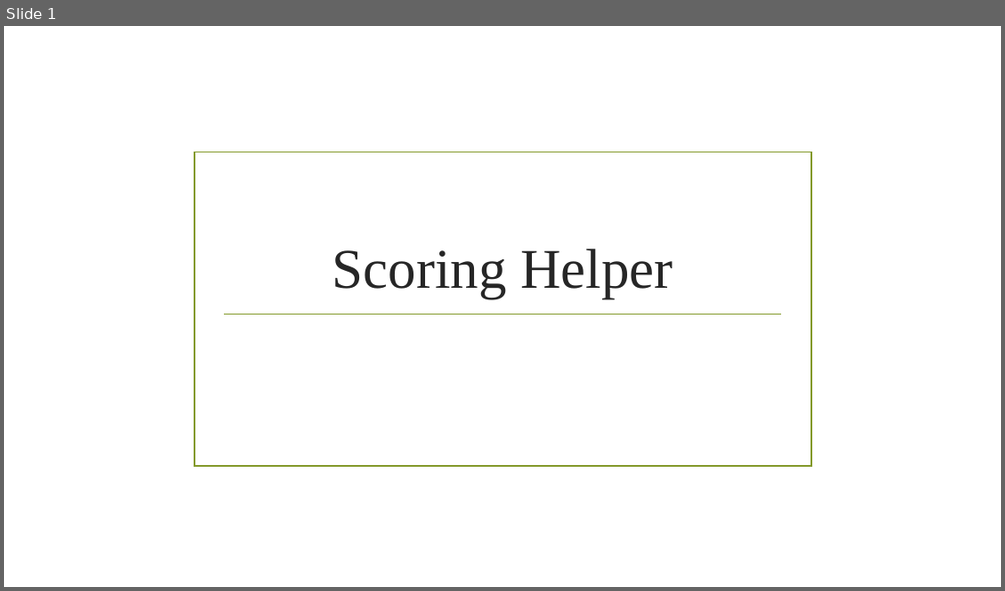
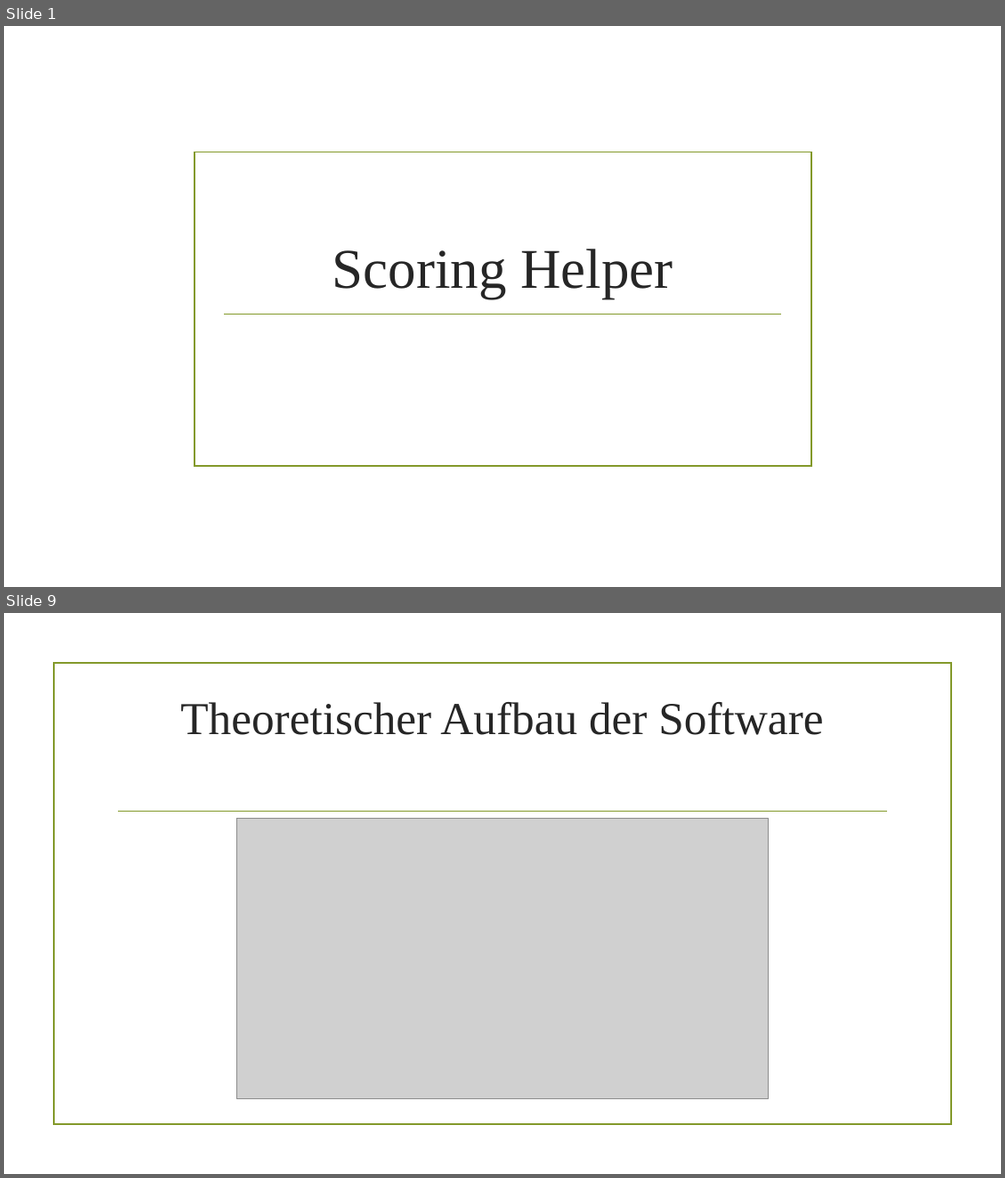
Before and after one commit to UniPayne/RCD-Project, a slide deck: Projektdokumentationen/Projektabgabe/Projektabgabe.pptx. Shown one above the other, each under a label of ours: slide 1 before the commit, slides 1 and 9 after it; the slides between them are not shown. The pictures are 1005x591 and 1005x1178 pixels, drawn with LibreOffice and Linux fonts; fonts in the diff are those of the drawing; grey boxes stand for pictures; background and template pictures are left out. Boxes give left, top, right and bottom in pixels: in the first picture for what was removed or moved away, otherwise in the second. Text is boxed around its words. In the diff, an @@ line names an element or a change of style, - is before the commit and + after.

```diff
--- a/Projektdokumentationen/Projektabgabe/Projektabgabe.pptx
+++ b/Projektdokumentationen/Projektabgabe/Projektabgabe.pptx
@@ slide 9 added at [4,613,1001,1174], background picture (left out) @@
@@ rectangle added at [53,663,951,1125], outline #83992A 1.25 pt @@
@@ title added at [180,702,823,735], 44 pt, text #262626 @@
+Theoretischer Aufbau der Software
@@ line added from (119, 811) to (887, 811), #83992A 1.25 pt @@
@@ picture added at [237,818,769,1099] @@
```
Also in this commit, not shown: 7 slides changed, 2 other slides added, 5 slides removed, 1 other file.
